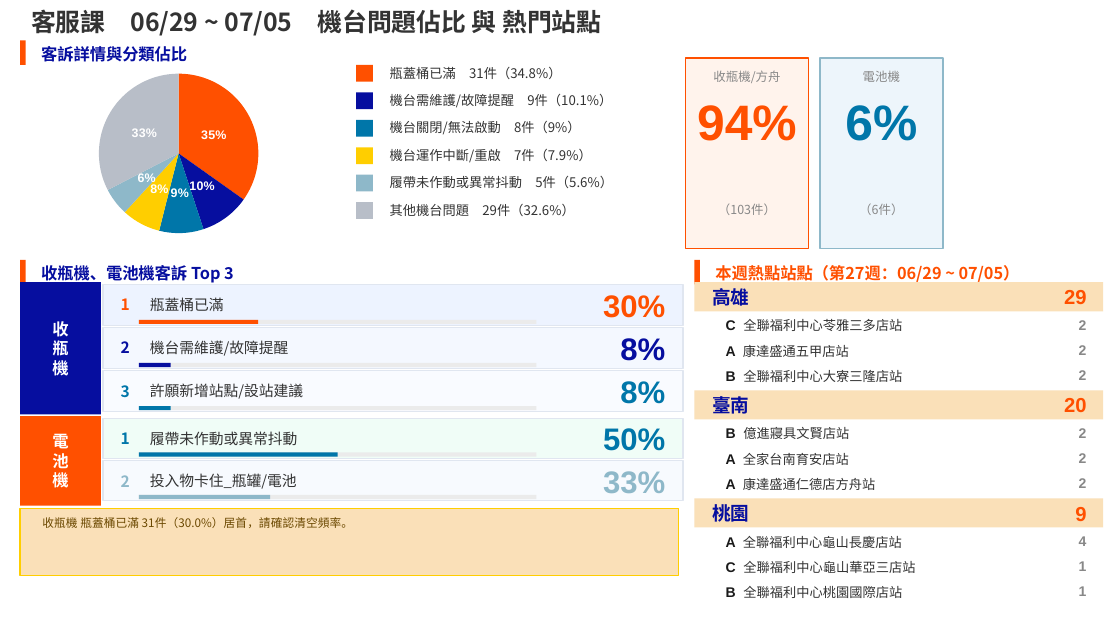
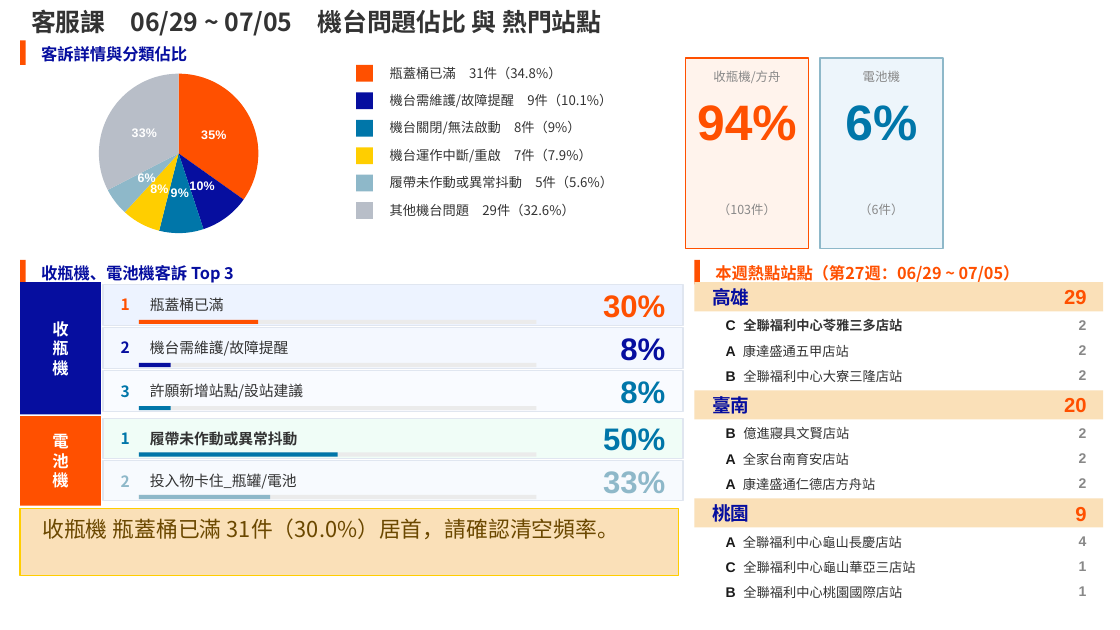
Before and after one commit to fen-ecoco/Operations-Weekly-Report, a slide deck: slide 2 of weekly-ppt/ecoco_週報_第27週_0629-0705.pptx. Drawn at 1120x630 pixels with LibreOffice and Linux fonts; fonts in the diff are those of the drawing. Boxes give left, top, right and bottom in pixels: in the first picture for what was removed or moved away, otherwise in the second. Text is boxed around its words. In the diff, an @@ line names an element or a change of style, - is before the commit and + after.

```diff
--- a/weekly-ppt/ecoco_週報_第27週_0629-0705.pptx
+++ b/weekly-ppt/ecoco_週報_第27週_0629-0705.pptx
@@ text "C 全聯福利中心苓雅三多店站" at [726, 318, 902, 331]: bold on @@
@@ text "履帶未作動或異常抖動" at [150, 431, 297, 445]: bold on @@
@@ text "收瓶機 瓶蓋桶已滿 31件（30.0%）居首，請確認清空頻率。" at [42, 518, 619, 539]: size 7.5 to 14 pt @@
```
Also in this commit, not shown: 1 other slide changed, 21 other files.
